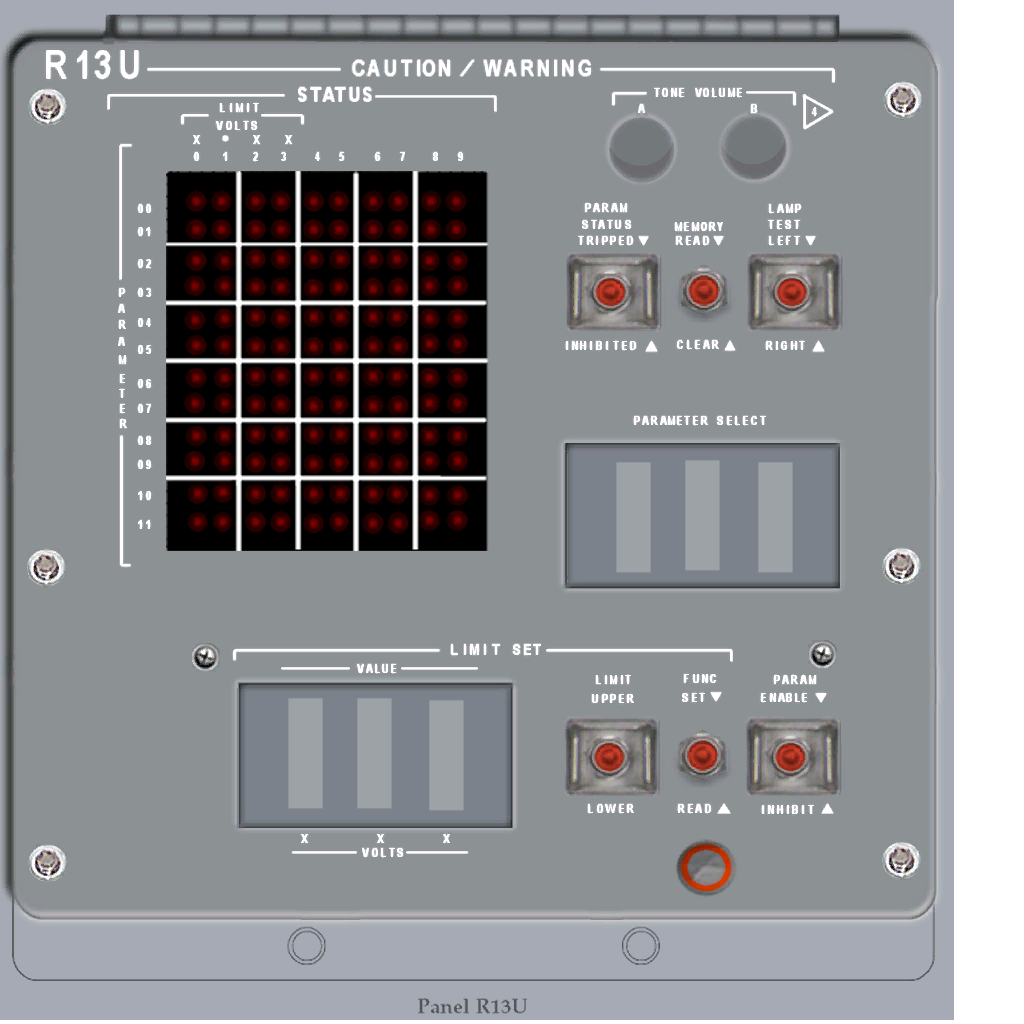
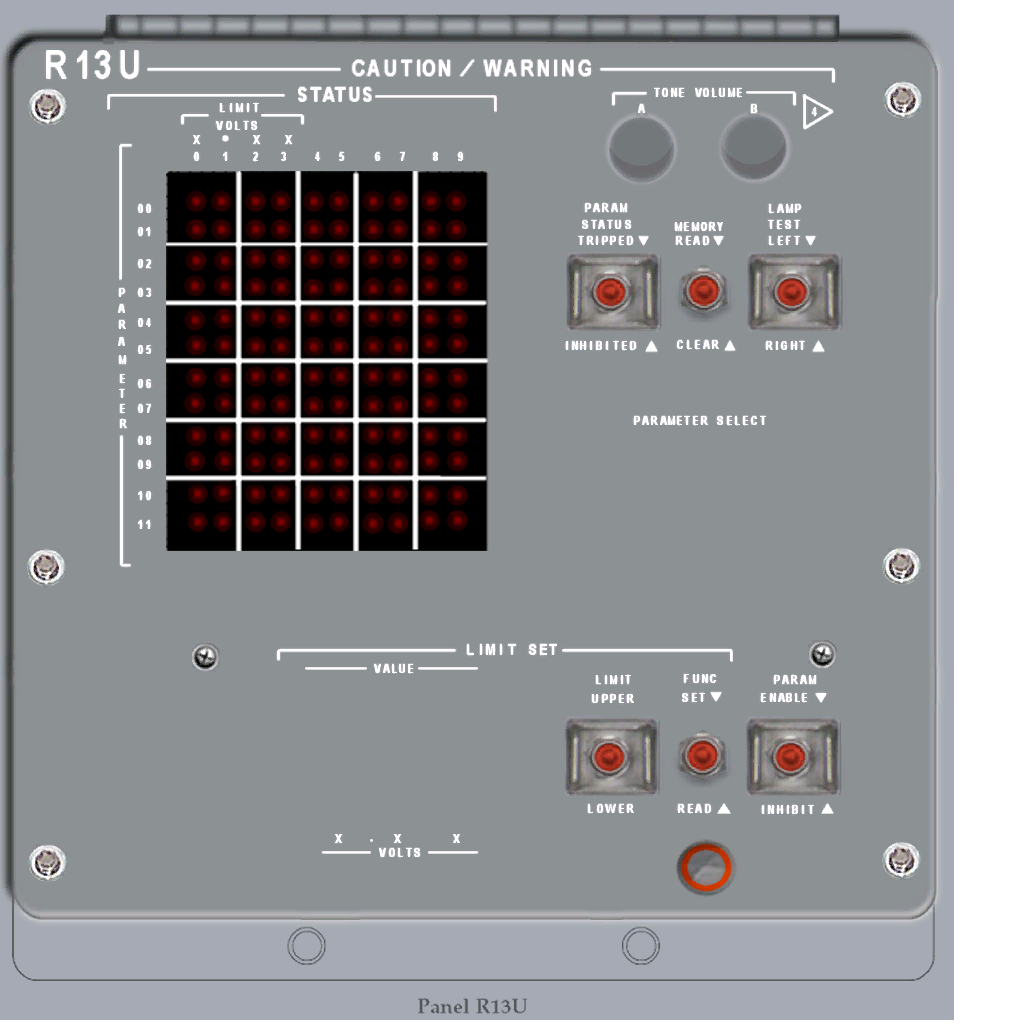
Two versions of the same layered image (1024x1024). Layer-by-layer changes:
painted on "panelR13U.dds" over [230, 436, 846, 858]
